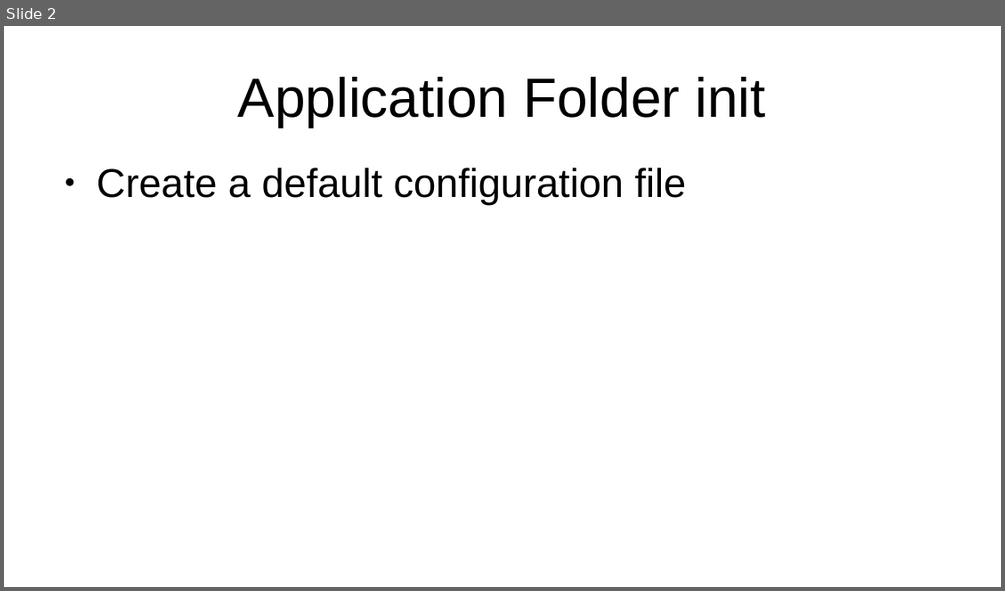
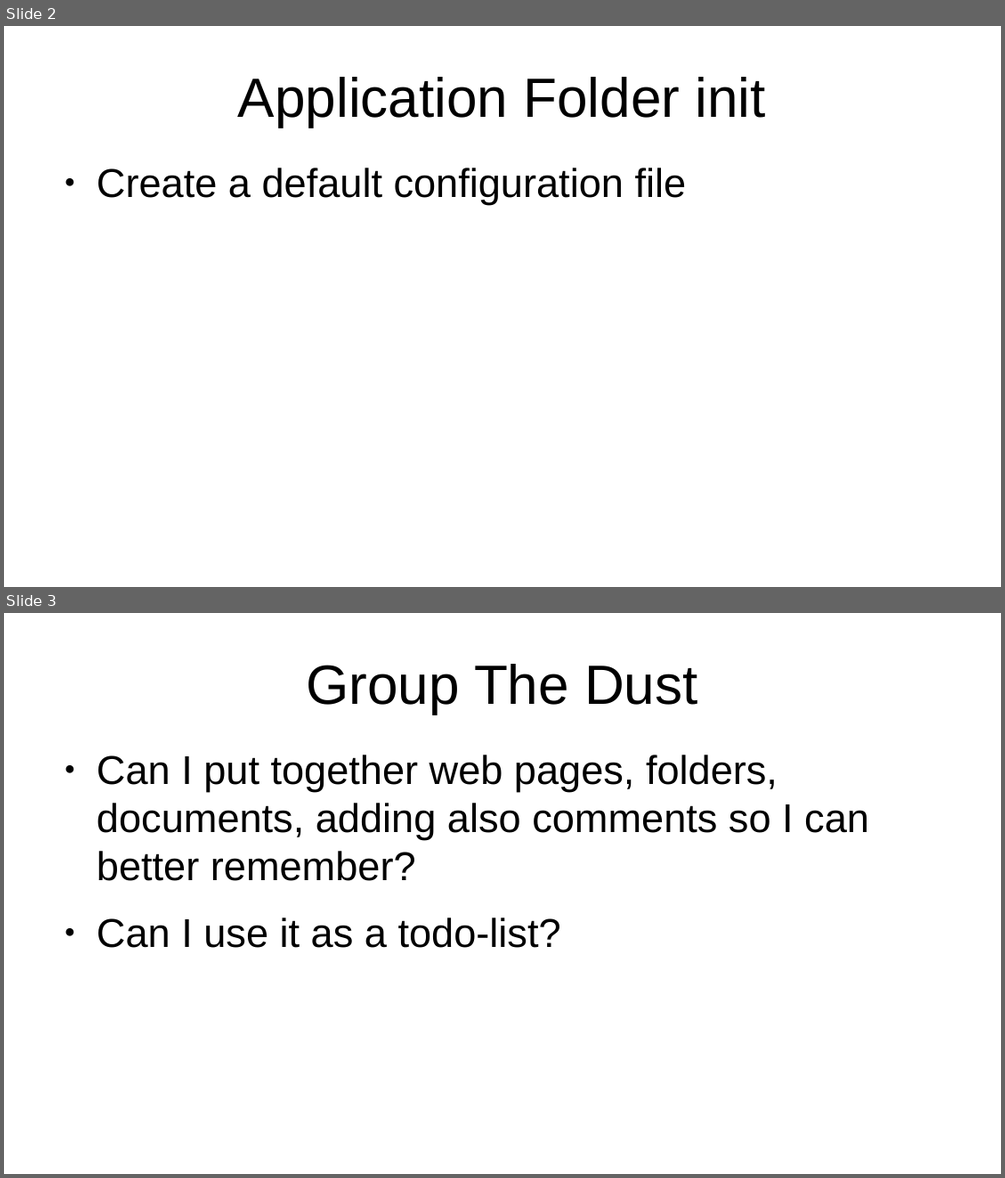
Before and after one commit to g-gualeni/QtWhiteBase, a slide deck: WhiteBase Doc/WhiteBase Stories.odp. Shown one above the other, each under a label of ours: slide 2 before the commit, slides 2 and 3 after it. The pictures are 1005x591 and 1005x1178 pixels, drawn with LibreOffice and Linux fonts; fonts in the diff are those of the drawing. Boxes give left, top, right and bottom in pixels: in the first picture for what was removed or moved away, otherwise in the second. Text is boxed around its words. In the diff, an @@ line names an element or a change of style, - is before the commit and + after.

```diff
--- a/WhiteBase Doc/WhiteBase Stories.odp
+++ b/WhiteBase Doc/WhiteBase Stories.odp
@@ slide 3 added at <box>4,613,1001,1174</box>, background #FFFFFF @@
@@ title added at <box>306,664,698,714</box>, 44 pt, text #000000 @@
+Group The Dust
@@ text added at <box>97,755,869,948</box>, 32 pt, text #000000 @@
+● Can I put together web pages, folders, documents, adding also comments so I can better remember?
+● Can I use it as a todo-list?
```
Also in this commit, not shown: 3 other slides added, 1 slide removed.
